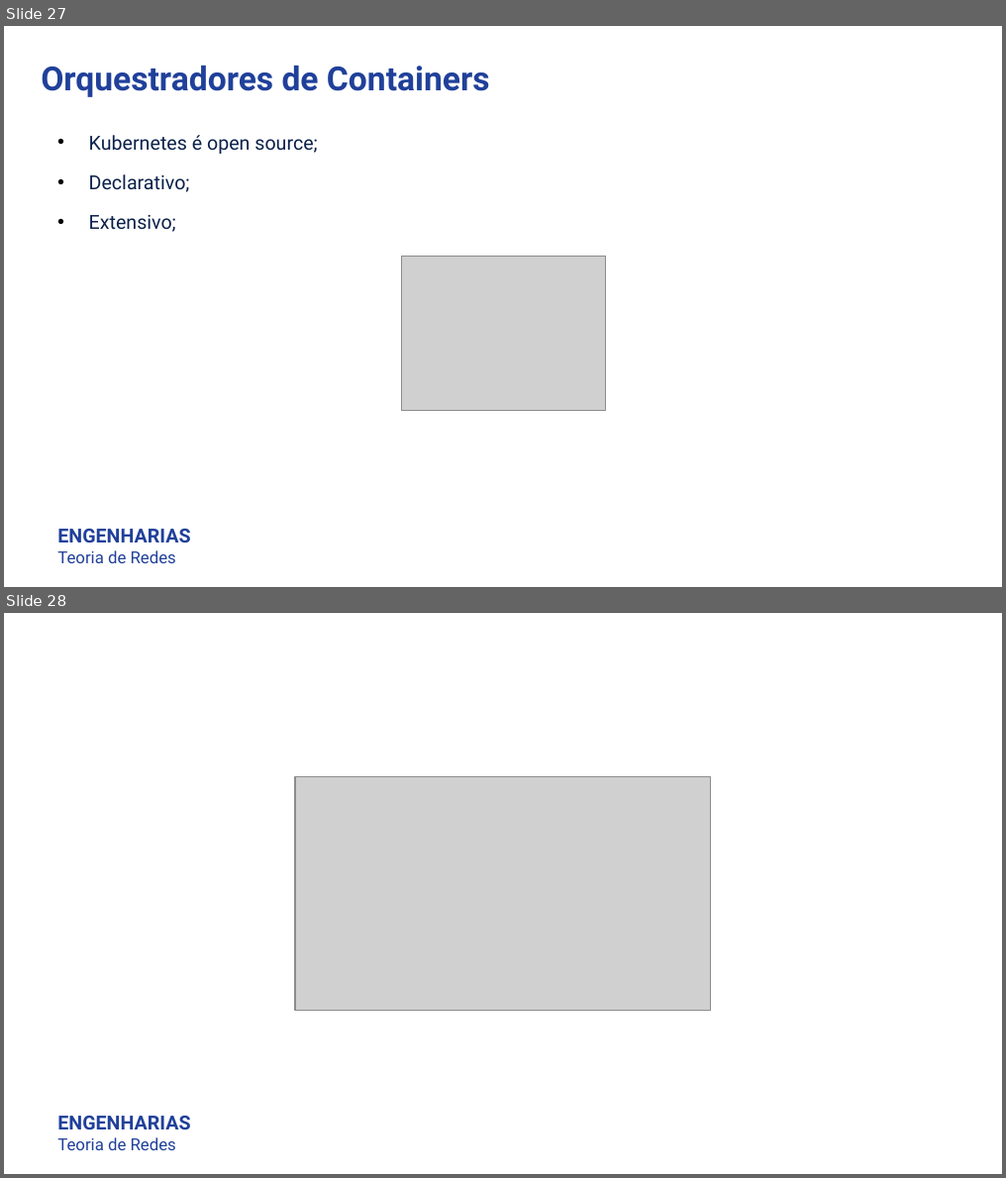
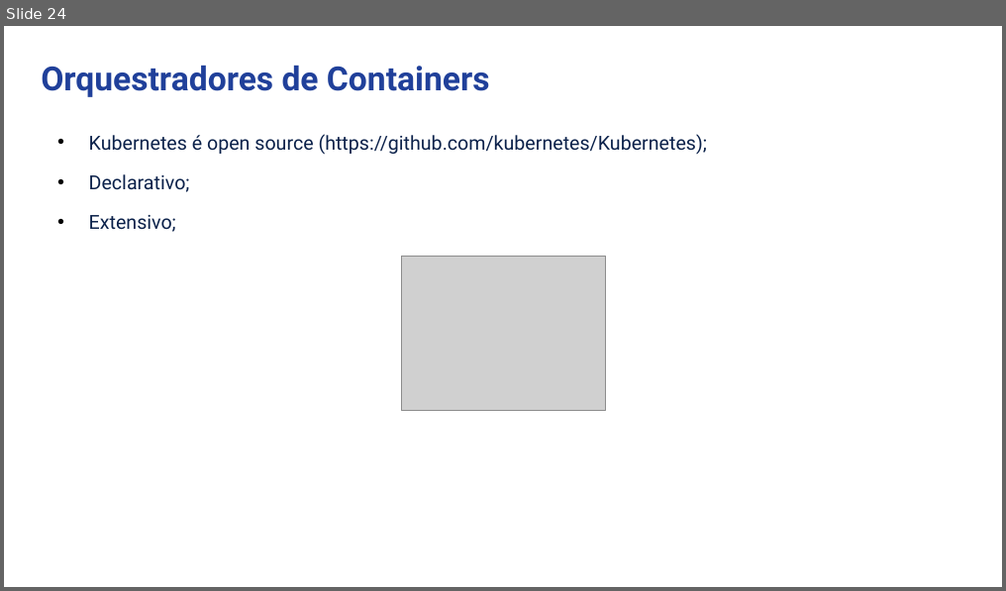
Before and after one commit to luisfelipe998/docker-kubernetes-arq-com-2, a slide deck: FelipeDrumm_FernandoCipriano_LuisFelipeBorsoi_GB.pptx. Shown one above the other, each under a label of ours: slides 27 and 28 before the commit, slide 24 after it. The pictures are 1006x1178 and 1006x591 pixels, drawn with LibreOffice and Linux fonts; fonts in the diff are those of the drawing; grey boxes stand for pictures. Boxes give left, top, right and bottom in pixels: in the first picture for what was removed or moved away, otherwise in the second. Text is boxed around its words. In the diff, an @@ line names an element or a change of style, - is before the commit and + after.

```diff
--- a/FelipeDrumm_FernandoCipriano_LuisFelipeBorsoi_GB.pptx
+++ b/FelipeDrumm_FernandoCipriano_LuisFelipeBorsoi_GB.pptx
@@ slide 28 removed at box(4, 613, 1002, 1174), background #FFFFFF @@
@@ picture removed at box(295, 777, 712, 1010) @@
@@ text removed at box(57, 1116, 190, 1151) @@
-ENGENHARIAS
-Teoria de Redes
@@ what was slide 27 is now slide 24 @@
@@ slide 24 changed as well @@
@@ text at box(89, 134, 707, 155): text changed @@
-• Kubernetes é open source;
+• Kubernetes é open source (https://github.com/kubernetes/Kubernetes);
@@ text removed at box(57, 529, 190, 564) @@
-ENGENHARIAS
-Teoria de Redes
```
Also in this commit, not shown: 25 other slides changed, 5 slides added, 3 other slides removed.
